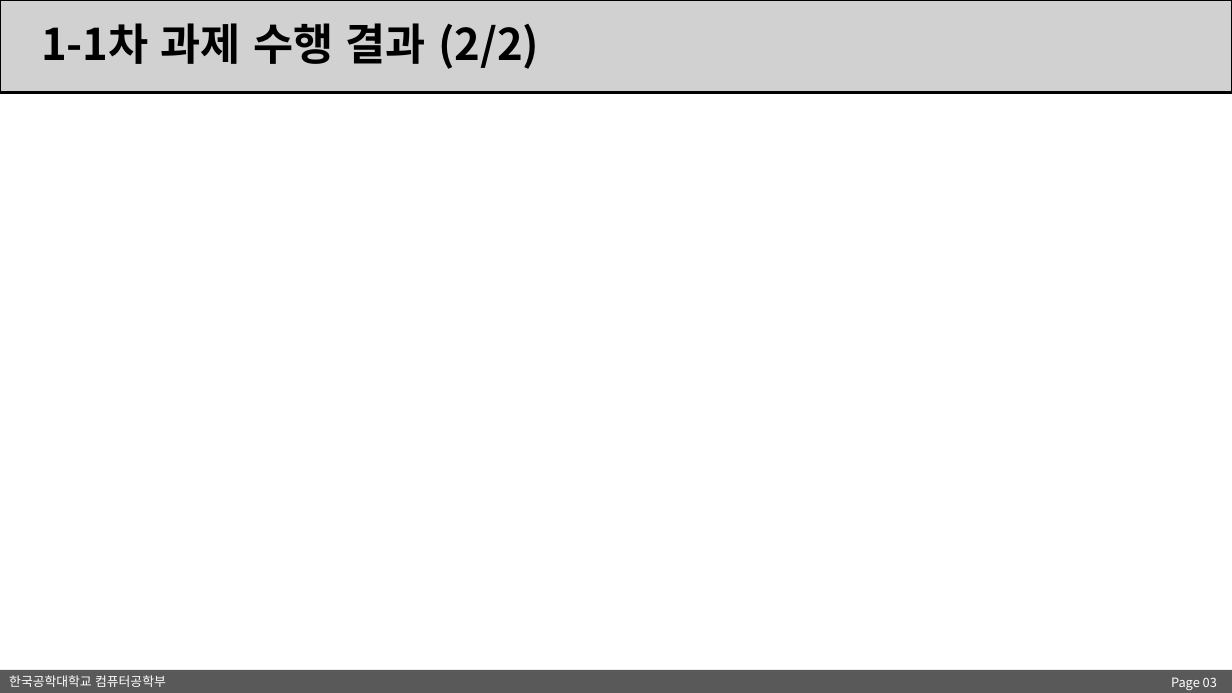
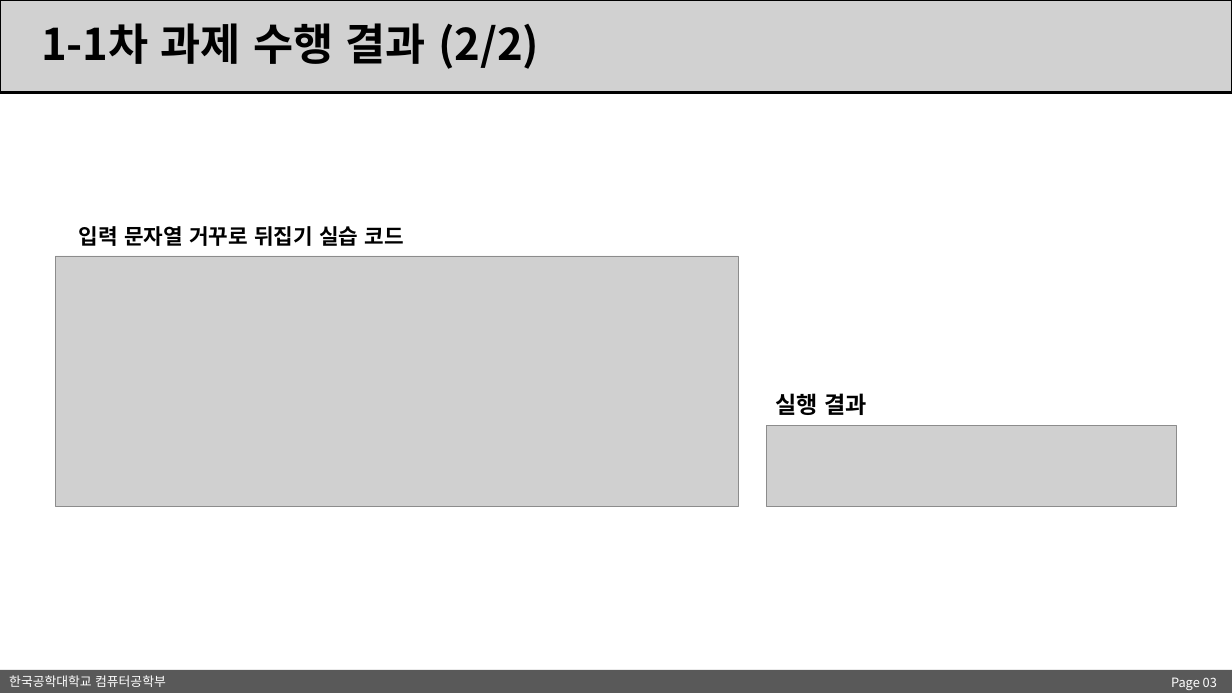
Before and after one commit to zeew00kim/python, a slide deck: slide 3 of 과제/파이썬프로그래밍_2022158067_김지우_1-1과제(3주차_3장).pptx. Drawn at 1232x693 pixels with LibreOffice and Linux fonts; fonts in the diff are those of the drawing; grey boxes stand for pictures. Boxes give left, top, right and bottom in pixels: in the first picture for what was removed or moved away, otherwise in the second. Text is boxed around its words. In the diff, an @@ line names an element or a change of style, - is before the commit and + after.

```diff
--- a/과제/파이썬프로그래밍_2022158067_김지우_1-1과제(3주차_3장).pptx
+++ b/과제/파이썬프로그래밍_2022158067_김지우_1-1과제(3주차_3장).pptx
@@ text added at [79, 226, 404, 246], 16.6 pt, text #000000, bold @@
+입력 문자열 거꾸로 뒤집기 실습 코드
@@ picture added at [55, 256, 738, 506] @@
@@ text added at [775, 393, 867, 415], 18 pt, text #000000, bold @@
+실행 결과
@@ picture added at [767, 426, 1177, 506] @@
```
Also in this commit, not shown: 1 other slide changed, 5 other files.
